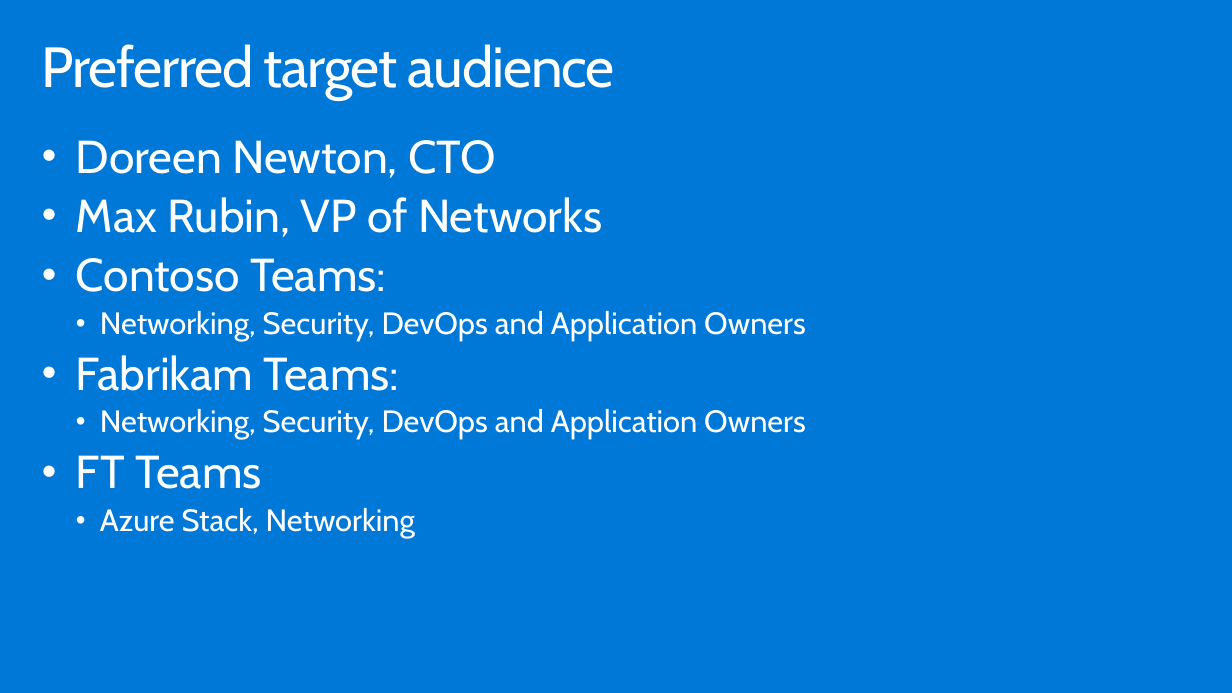
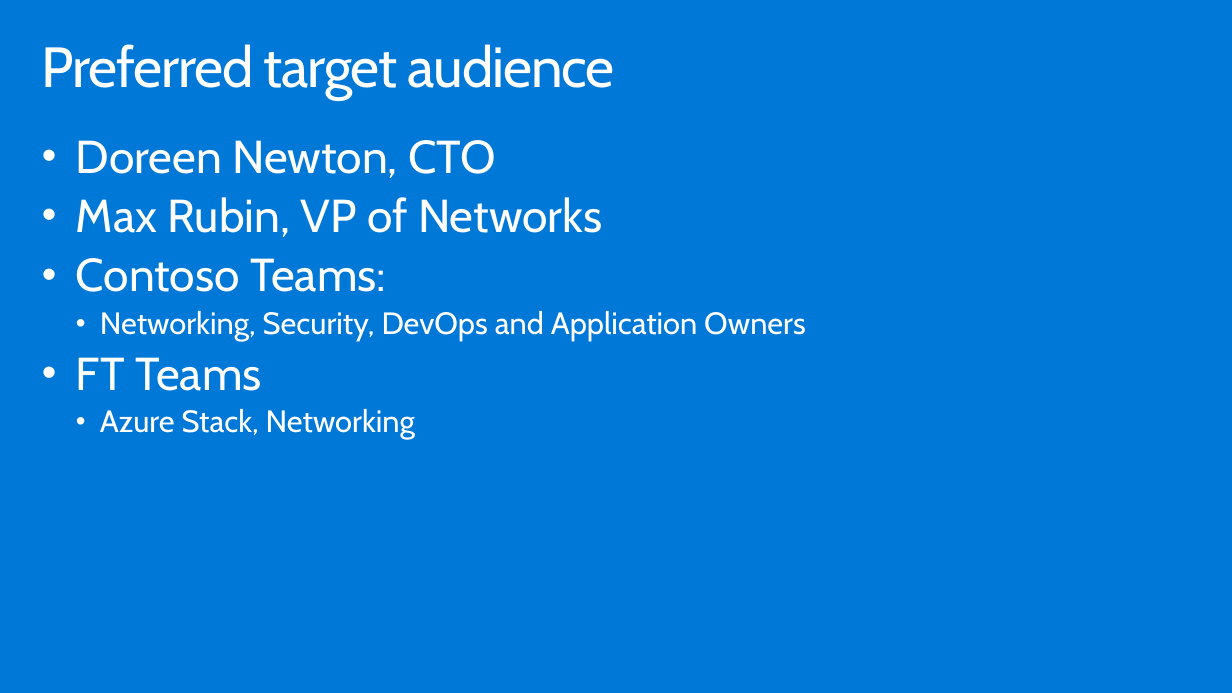
Before and after one commit to Microsoft/MCW-Azure-Stack, a slide deck: slide 17 of Whiteboard design session/WDS trainer presentation - Azure Stack.pptx (slide 20 before the commit). Drawn at 1232x693 pixels with LibreOffice and Linux fonts; fonts in the diff are those of the drawing. Boxes give left, top, right and bottom in pixels: in the first picture for what was removed or moved away, otherwise in the second. Text is boxed around its words. In the diff, an @@ line names an element or a change of style, - is before the commit and + after.

```diff
--- a/Whiteboard design session/WDS trainer presentation - Azure Stack.pptx
+++ b/Whiteboard design session/WDS trainer presentation - Azure Stack.pptx
@@ text at [76, 355, 806, 439]: paragraphs removed @@
-• Fabrikam Teams:
-  • Networking, Security, DevOps and Application Owners
```
Also in this commit, not shown: 5 other slides changed, 5 slides removed, 44 other files.
